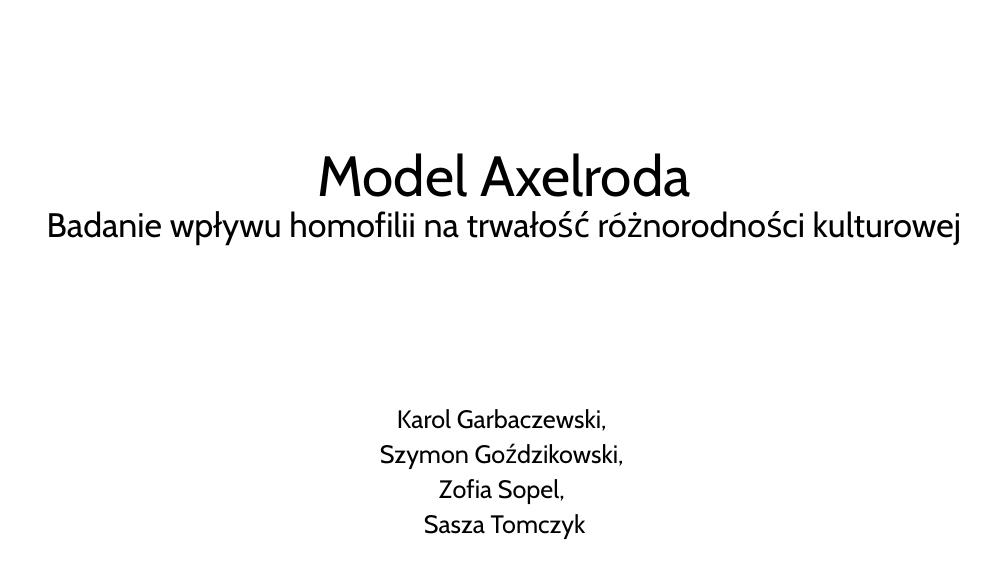
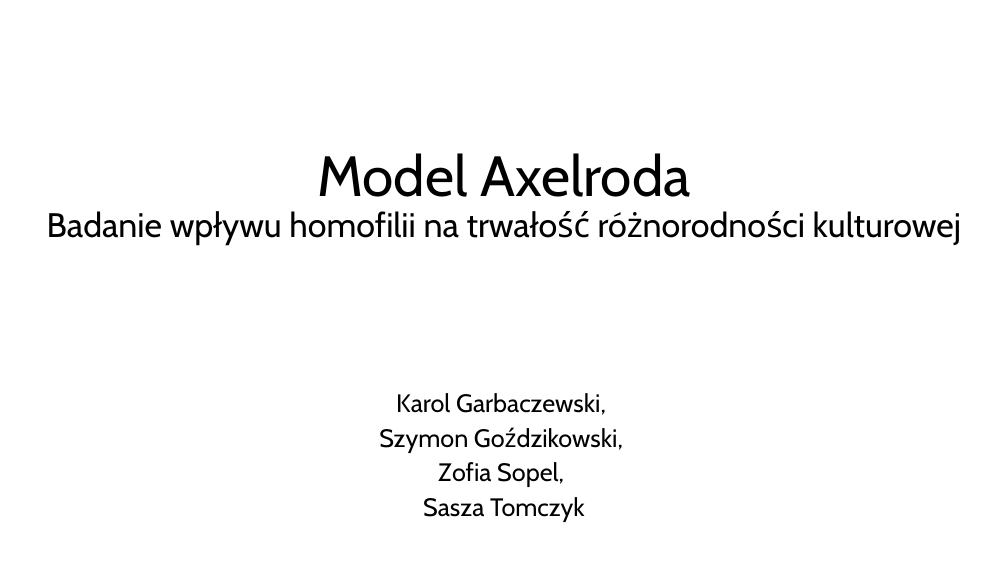
Before and after one commit to Karol-Garbaczewski/Axelrod_model, a slide deck: slide 1 of ModelAxelroda_prezentacja.pptx. Drawn at 1008x567 pixels with LibreOffice and Linux fonts; fonts in the diff are those of the drawing. Boxes give left, top, right and bottom in pixels: in the first picture for what was removed or moved away, otherwise in the second. Text is boxed around its words. In the diff, an @@ line names an element or a change of style, - is before the commit and + after.

```diff
--- a/ModelAxelroda_prezentacja.pptx
+++ b/ModelAxelroda_prezentacja.pptx
@@ subtitle "Karol Garbaczewski,": place and size @@
-subtitle "Karol Garbaczewski," at [380,409,624,539]
+subtitle "Karol Garbaczewski," at [379,393,623,522]
```
Also in this commit, not shown: 3 other slides changed, 6 slides added, 4 slides removed.
